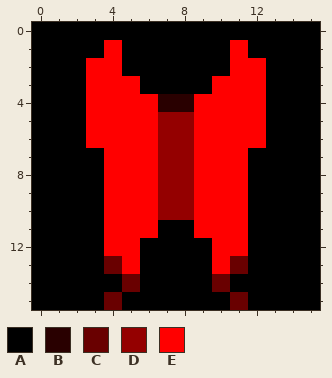
Two states of a pixel-art sprite, Tiles/Butterfly16-1.png. The first picture shows the starting point.
The file is 16x16 pixels. Colours within 5 levels of each other are drawn and written as one.
Palette (. is transparent): A #000000  B #290000  C #690000  D #940000  E #ff0000
Once edited:
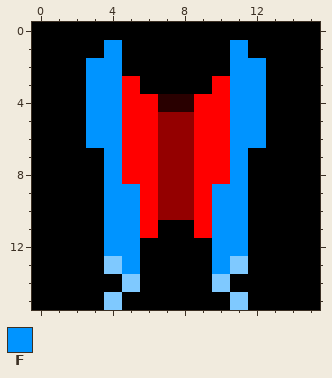
Colours new in this view: F #0094ff
The exact change:
Colour C changes from #690000 to #7fc9ff.
Colour F replaces colour E in row 1 at x 4 and 11; in rows 2 to 6 at x 3 to 4 and 11 to 12; in rows 7 to 8 at x 4 and 11; in rows 9 to 12 at x 4 to 5 and 10 to 11; in row 13 at x 5 and 10.
Boxes around the changes in both pictures, in picture pixels (x1, y1, x2, y2):
changed: (86, 40, 140, 310)
changed: (212, 40, 266, 310)
